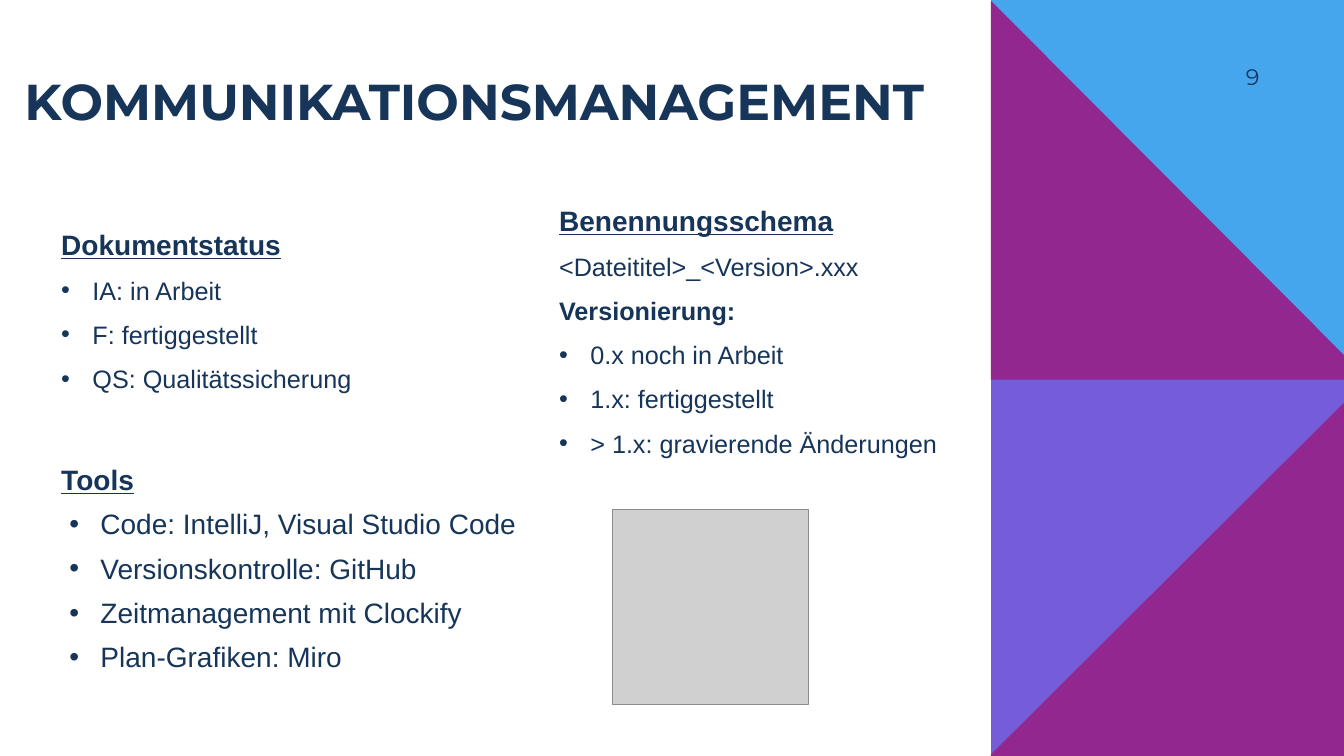
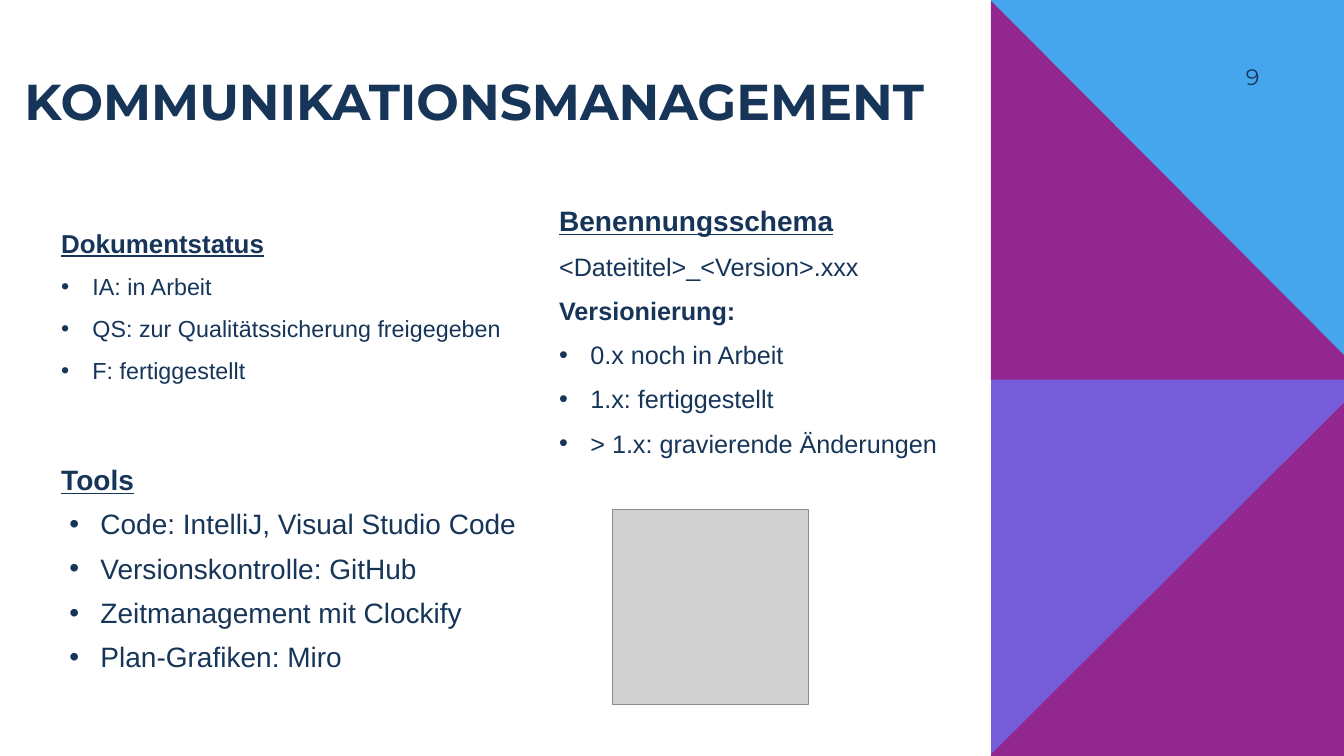
Before and after one commit to A-SimpleName/DriveSense, a slide deck: slide 9 of Dokumentation/Präsentationen/Präsentation_Kickoff_0.1.pptx. Drawn at 1344x756 pixels with LibreOffice and Linux fonts; fonts in the diff are those of the drawing; grey boxes stand for pictures; background and template pictures are left out. Boxes give left, top, right and bottom in pixels: in the first picture for what was removed or moved away, otherwise in the second. Text is boxed around its words. In the diff, an @@ line names an element or a change of style, - is before the commit and + after.

Commit message:
Dokumentensatus in CM und Präsentation geändert

```diff
--- a/Dokumentation/Präsentationen/Präsentation_Kickoff_0.1.pptx
+++ b/Dokumentation/Präsentationen/Präsentation_Kickoff_0.1.pptx
@@ text at bbox=[61, 234, 264, 384]: size 20 to 18.5 pt in "Dokumentstatus"; size 18 to 16.6 pt in "IA: in Arbeit", "F: fertiggestellt" @@
@@ text at bbox=[92, 320, 501, 342]: paragraph added @@
+  • QS: zur Qualitätssicherung freigegeben
@@ text at bbox=[92, 369, 352, 394]: paragraph removed @@
-  • QS: Qualitätssicherung
```
Also in this commit, not shown: 2 other files.
